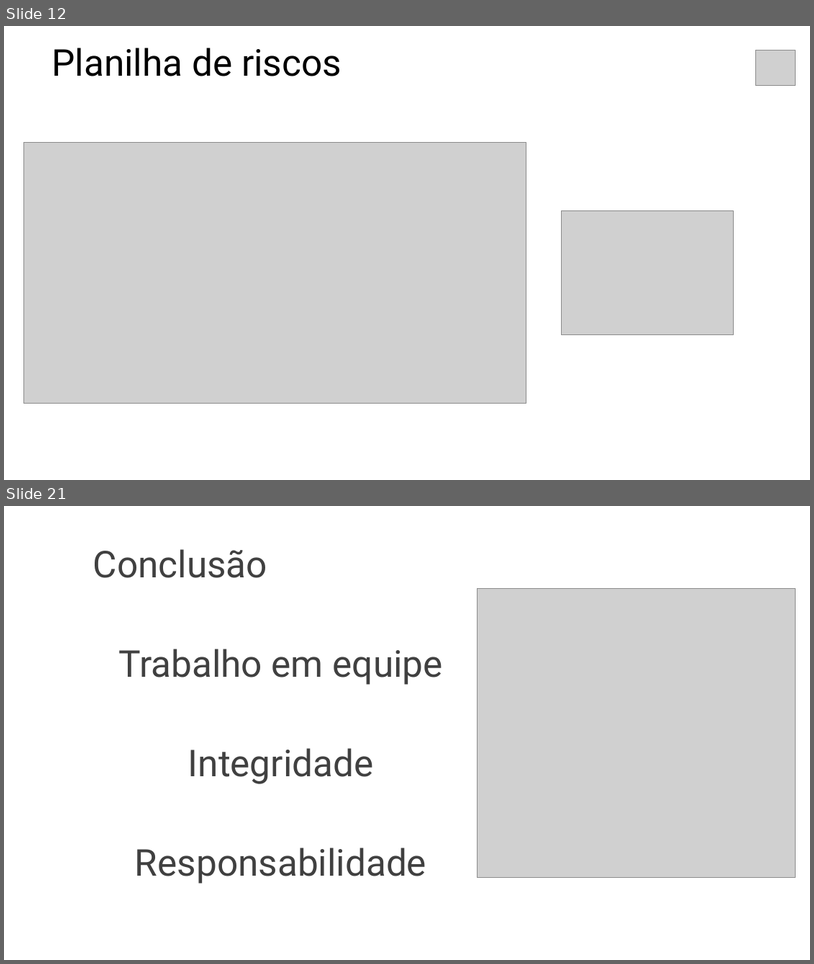
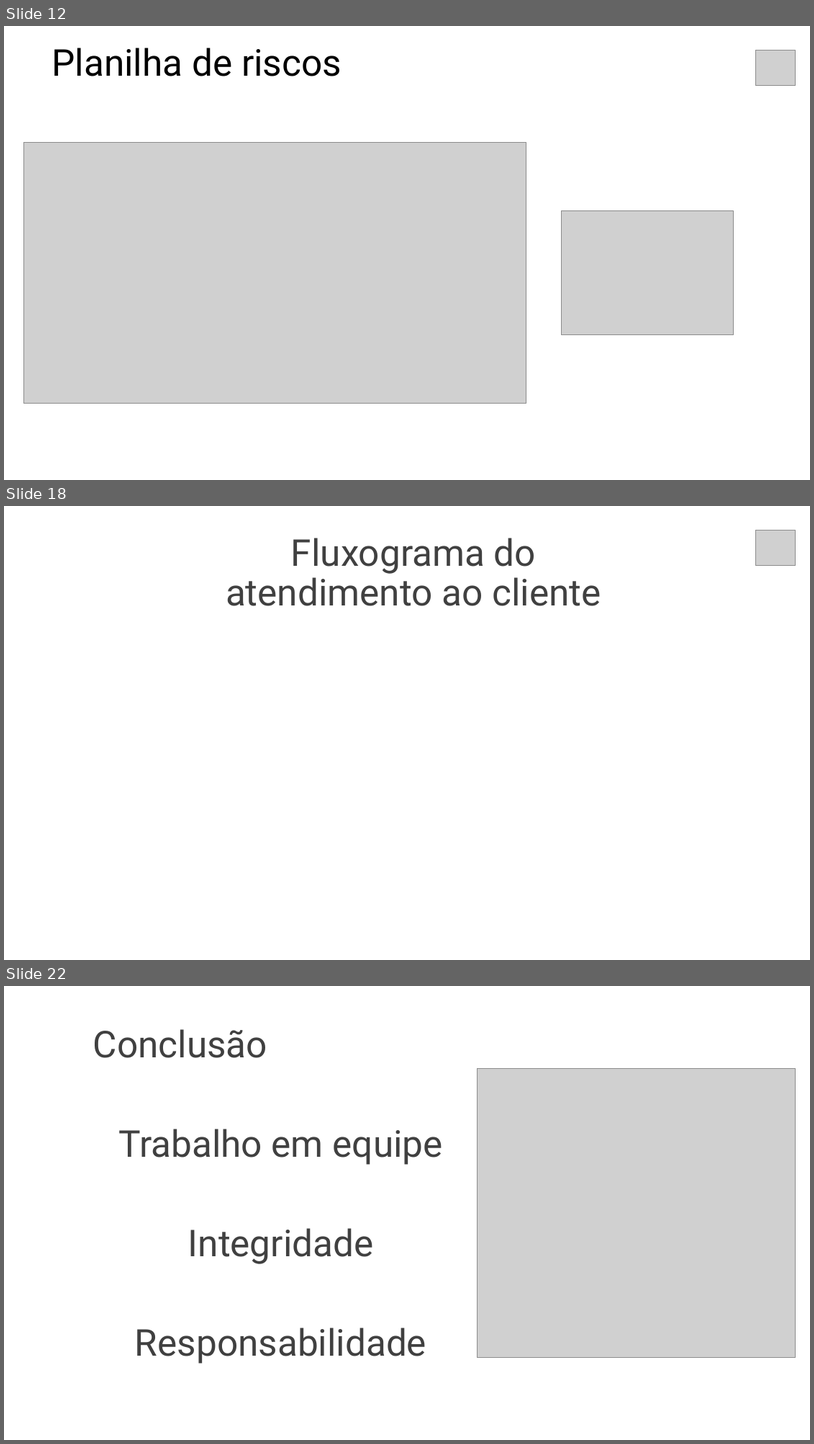
Before and after one commit to larissaSousa1998/segunda-sprint, a slide deck: Documentacao/Sobre o projeto/Apresentação Synergy.pptx. Shown one above the other, each under a label of ours: slides 12 and 21 before the commit, slides 12, 18 and 22 after it; the slides between them are not shown. The pictures are 814x964 and 814x1444 pixels, drawn with LibreOffice and Linux fonts; fonts in the diff are those of the drawing; grey boxes stand for pictures. Boxes give left, top, right and bottom in pixels: in the first picture for what was removed or moved away, otherwise in the second. Text is boxed around its words. In the diff, an @@ line names an element or a change of style, - is before the commit and + after.

```diff
--- a/Documentacao/Sobre o projeto/Apresentação Synergy.pptx
+++ b/Documentacao/Sobre o projeto/Apresentação Synergy.pptx
@@ slide 18 added at bbox=[4, 506, 810, 960], background #FFFFFF @@
@@ text added at bbox=[226, 538, 601, 606], 44 pt, text #404040 @@
+Fluxograma do atendimento ao cliente
@@ picture added at bbox=[756, 530, 797, 566] @@
@@ what was slide 21 is now slide 22 @@
```
Also in this commit, not shown: 11 slides changed, 9 other files.
